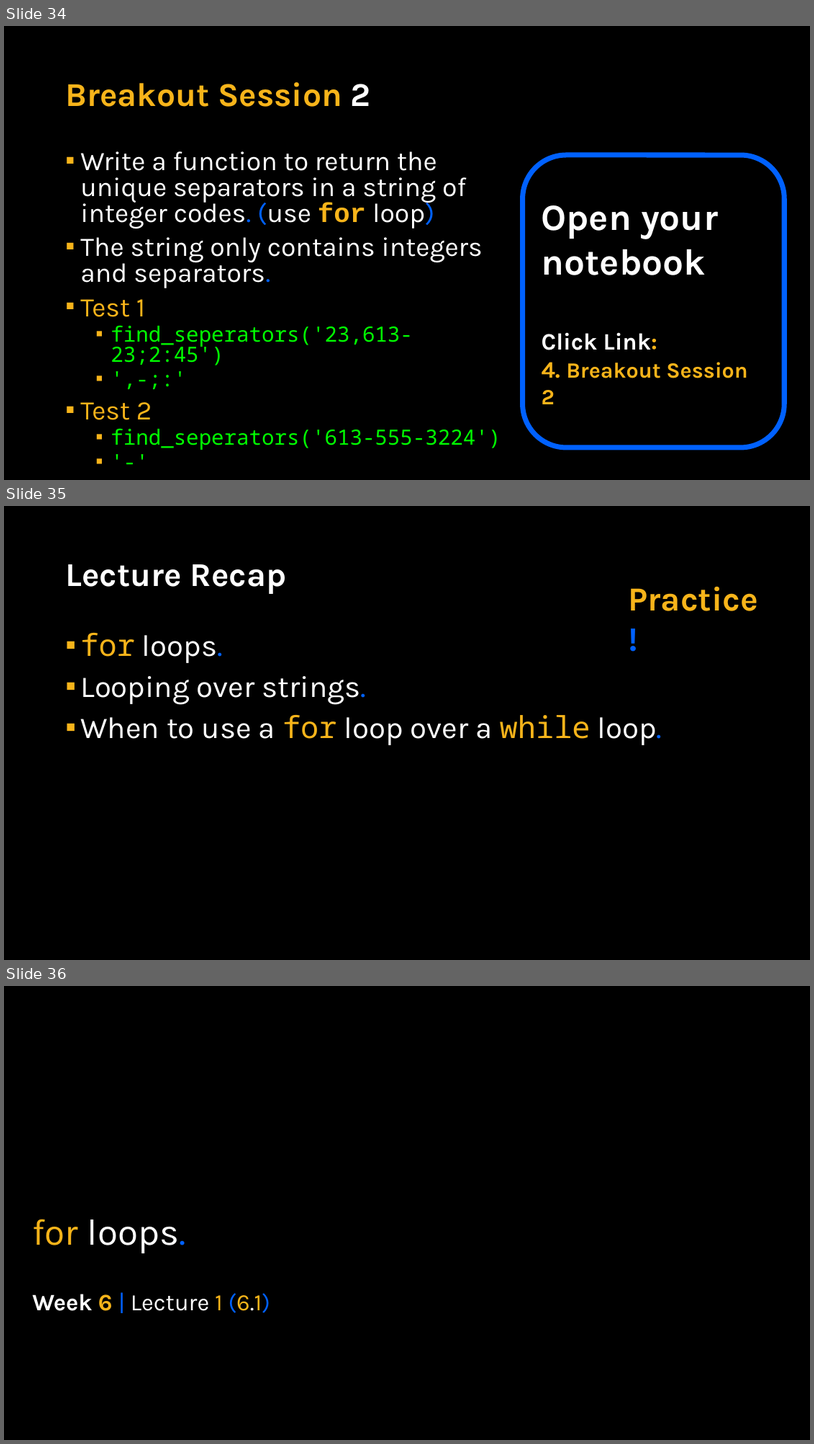
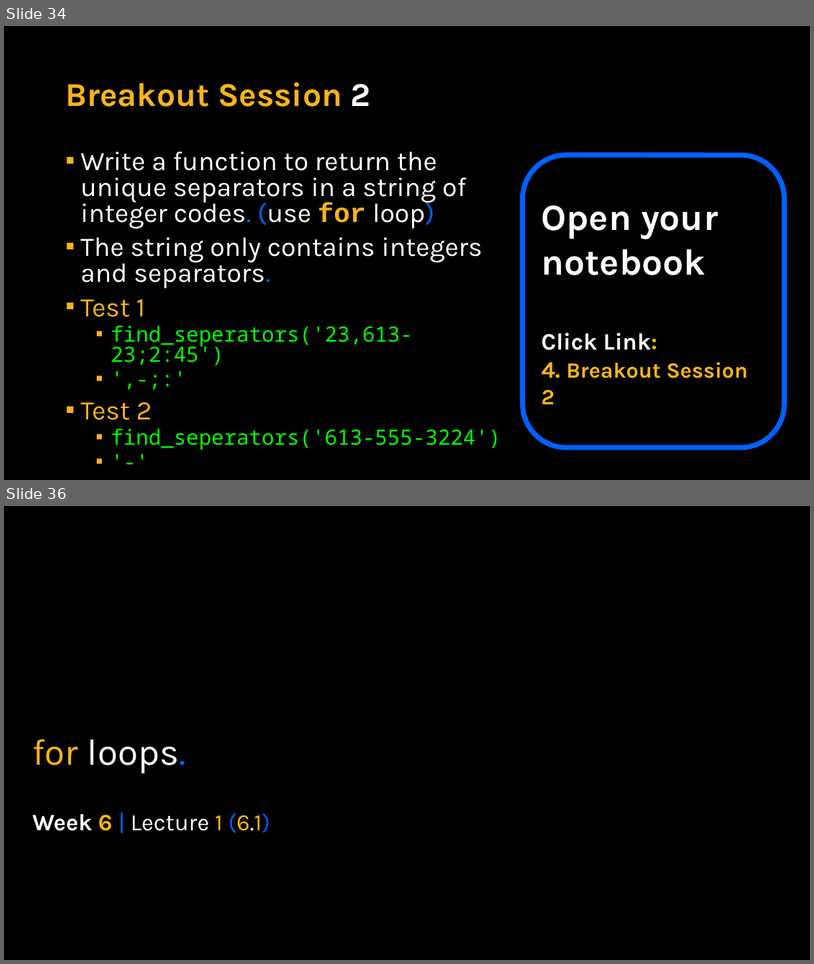
Before and after one commit to APS106/APS106-winter-2025-kinsella-goodfellow, a slide deck: lectures/week6/lecture1/slides/week6_lecture1.pptx. Shown one above the other, each under a label of ours: slides 34, 35 and 36 before the commit, slides 34 and 36 after it; the slides between them are not shown. The pictures are 814x1444 and 814x964 pixels, drawn with LibreOffice and Linux fonts; fonts in the diff are those of the drawing; background and template pictures are left out. Boxes give left, top, right and bottom in pixels: in the first picture for what was removed or moved away, otherwise in the second. Text is boxed around its words. In the diff, an @@ line names an element or a change of style, - is before the commit and + after.

```diff
--- a/lectures/week6/lecture1/slides/week6_lecture1.pptx
+++ b/lectures/week6/lecture1/slides/week6_lecture1.pptx
@@ slide 35 removed at (4, 506, 810, 960), background picture (left out) @@
@@ title removed at (65, 564, 287, 594) @@
-Lecture Recap
@@ text removed at (629, 586, 759, 611) @@
-Practice!
@@ text removed at (80, 633, 663, 745) @@
-▪ for loops.
-▪ Looping over strings.
-▪ When to use a for loop over a while loop.
```
Also in this commit, not shown: 1 slide added, 2 other files.
